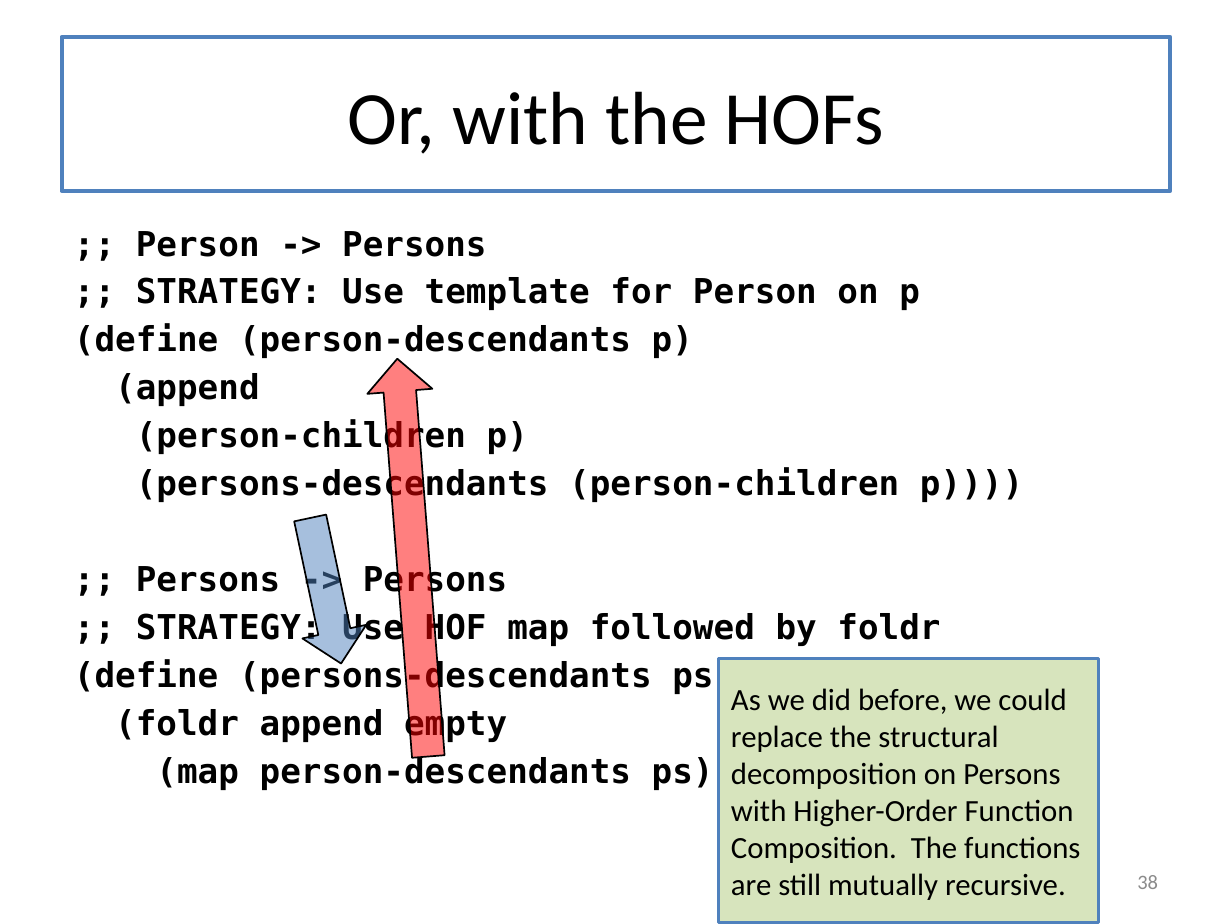
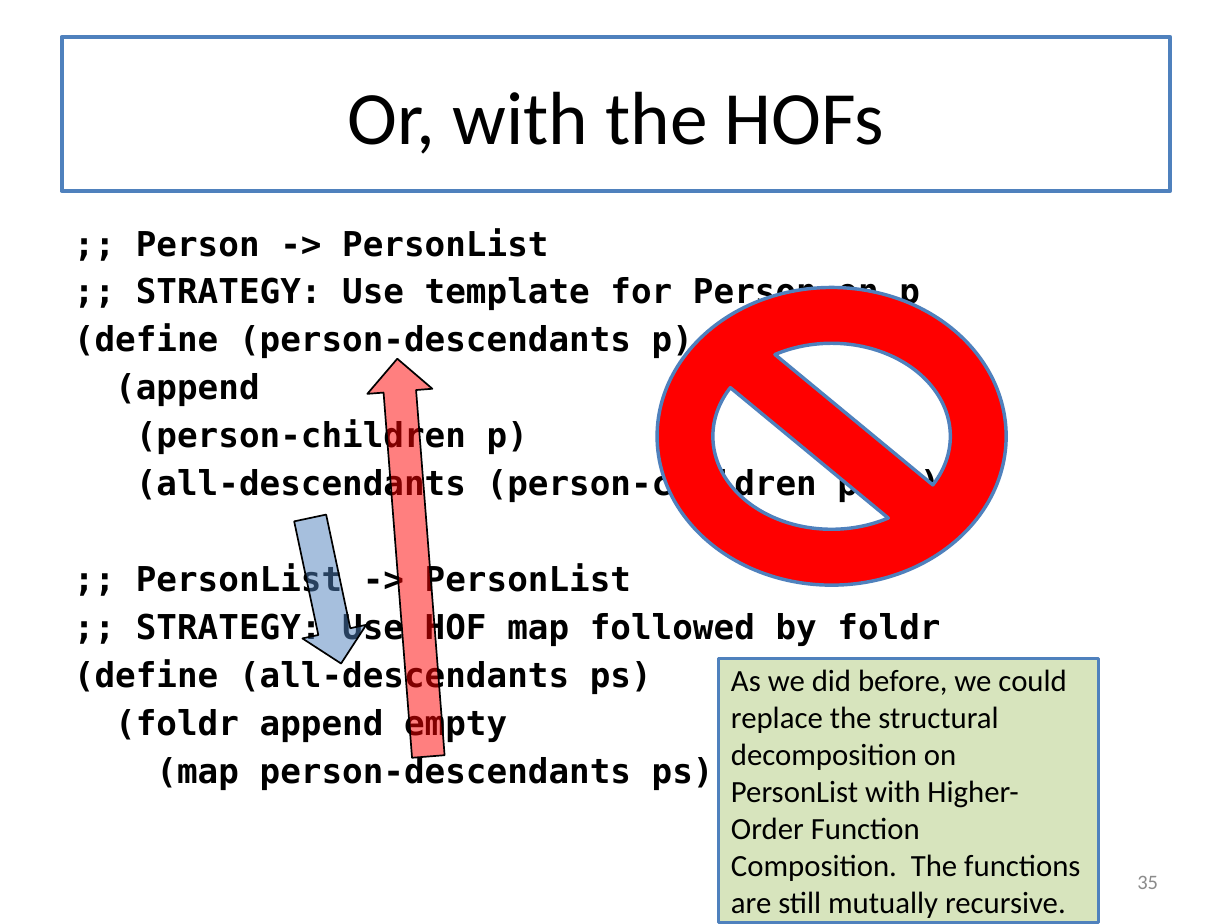
Before and after one commit to mwand/cs5010f17, a slide deck: slide 35 of Slides/Lesson 5.X Trees and Graphs - Combined Slides.pptx (slide 38 before the commit). Drawn at 1232x924 pixels with LibreOffice and Linux fonts; fonts in the diff are those of the drawing. Boxes give left, top, right and bottom in pixels: in the first picture for what was removed or moved away, otherwise in the second. Text is boxed around its words. In the diff, an @@ line names an element or a change of style, - is before the commit and + after.

```diff
--- a/Slides/Lesson 5.X Trees and Graphs - Combined Slides.pptx
+++ b/Slides/Lesson 5.X Trees and Graphs - Combined Slides.pptx
@@ text at <box>136,228,548,257</box>: text changed @@
-;; Person -> Persons
+;; Person -> PersonList
@@ no-entry sign added at <box>657,287,1005,585</box>, fill #FF0000, outline #4F81BD 2 pt @@
@@ text at <box>136,468,940,599</box>: text changed @@
-(persons-descendants (person-children p))))
-;; Persons -> Persons
+(all-descendants (person-children p))))
+;; PersonList -> PersonList
@@ text at <box>74,660,652,695</box>: text changed @@
-(define (persons-descendants ps)
+(define (all-descendants ps)
@@ text in rectangle at <box>731,669,1080,918</box>: text changed @@
-As we did before, we could replace the structural decomposition on Persons with Higher-Order Function Composition. The functions are still mutually recursive.
+As we did before, we could replace the structural decomposition on PersonList with Higher-Order Function Composition. The functions are still mutually recursive.
@@ page number at <box>1137,876,1158,889</box>: text changed @@
-38
+35
```
Also in this commit, not shown: 30 other slides changed, 1 slide added, 4 slides removed, 51 other files.
